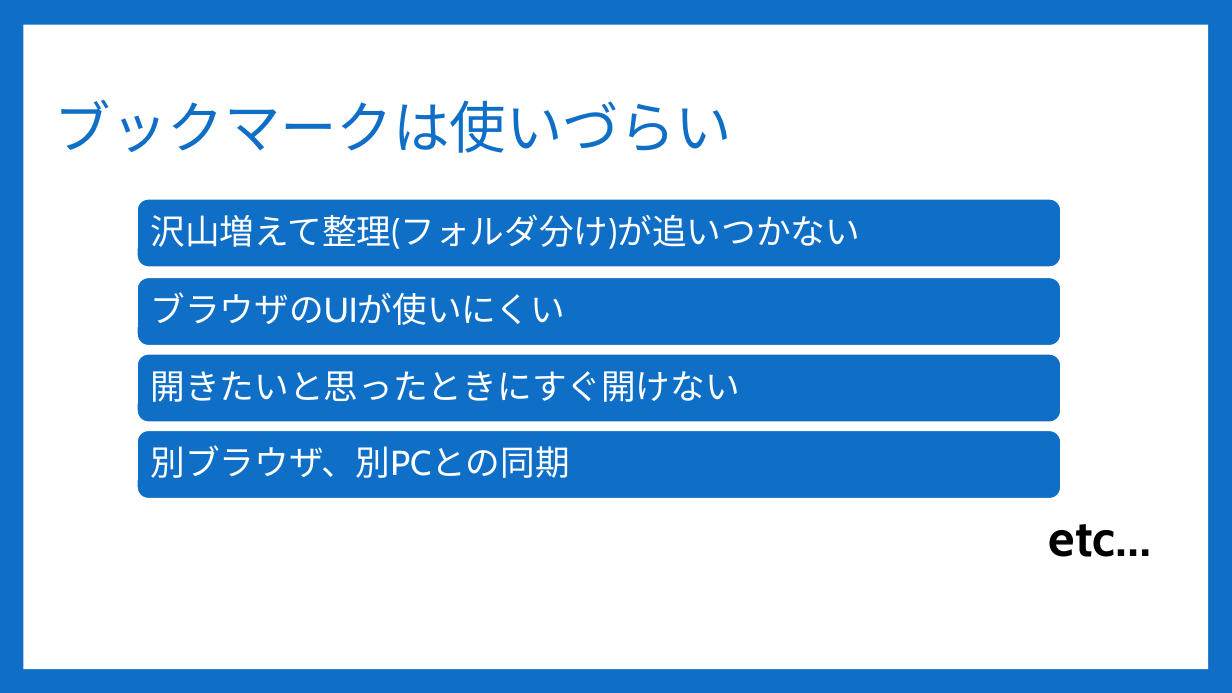
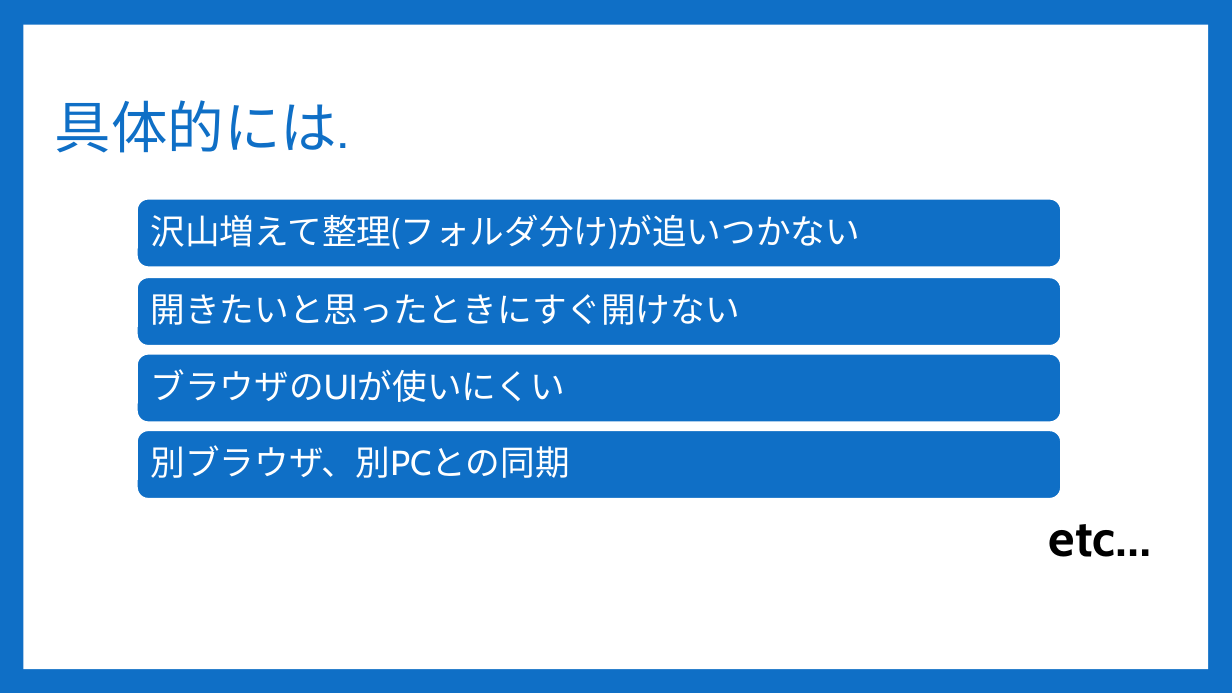
Before and after one commit to Sorarinu/ProjectP2016_F, a slide deck: slide 3 of production-idea/最終発表.pptx (slide 2 before the commit). Drawn at 1232x693 pixels with LibreOffice and Linux fonts; fonts in the diff are those of the drawing. Boxes give left, top, right and bottom in pixels: in the first picture for what was removed or moved away, otherwise in the second. Text is boxed around its words. In the diff, an @@ line names an element or a change of style, - is before the commit and + after.

```diff
--- a/production-idea/最終発表.pptx
+++ b/production-idea/最終発表.pptx
@@ title at box(55, 100, 349, 153): text changed @@
-ブックマークは使いづらい
+具体的には.
@@ text "開きたいと思ったときにすぐ開けない": place and size @@
-text "開きたいと思ったときにすぐ開けない" at box(151, 371, 740, 402)
+text "開きたいと思ったときにすぐ開けない" at box(151, 294, 740, 325)
@@ text "ブラウザのUIが使いにくい": place and size @@
-text "ブラウザのUIが使いにくい" at box(151, 292, 565, 325)
+text "ブラウザのUIが使いにくい" at box(151, 369, 565, 402)
```
Also in this commit, not shown: 5 other slides changed, 1 slide added, 1 other file.
